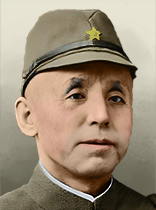
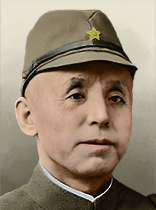
Comparing the layer stacks of the two 156 × 210 images. Changes:
painted on "Заливка цветом 1" over [left=0, top=60, right=156, bottom=198]
painted on "Слой 2" over [left=0, top=8, right=156, bottom=210]
